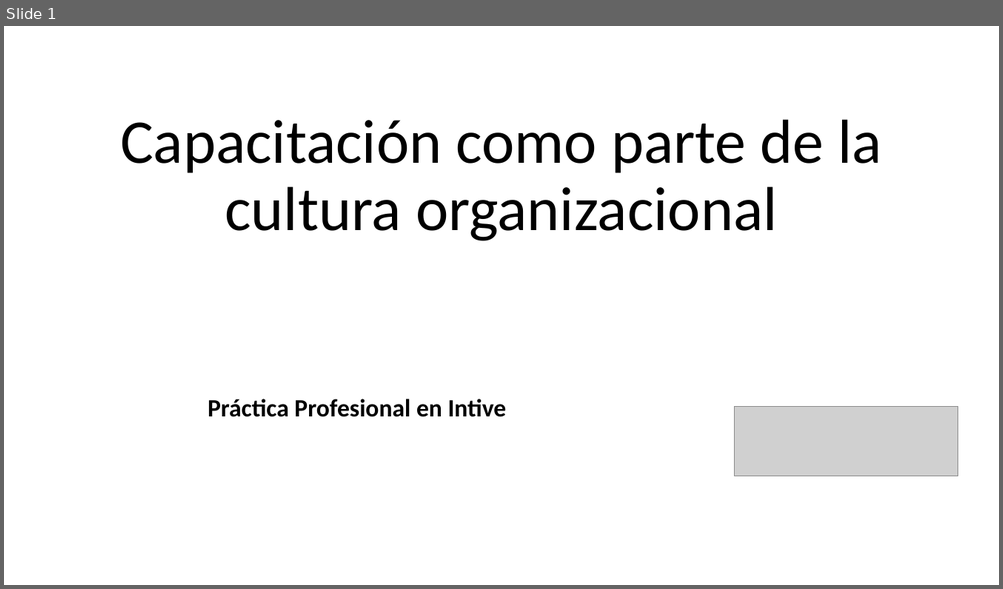
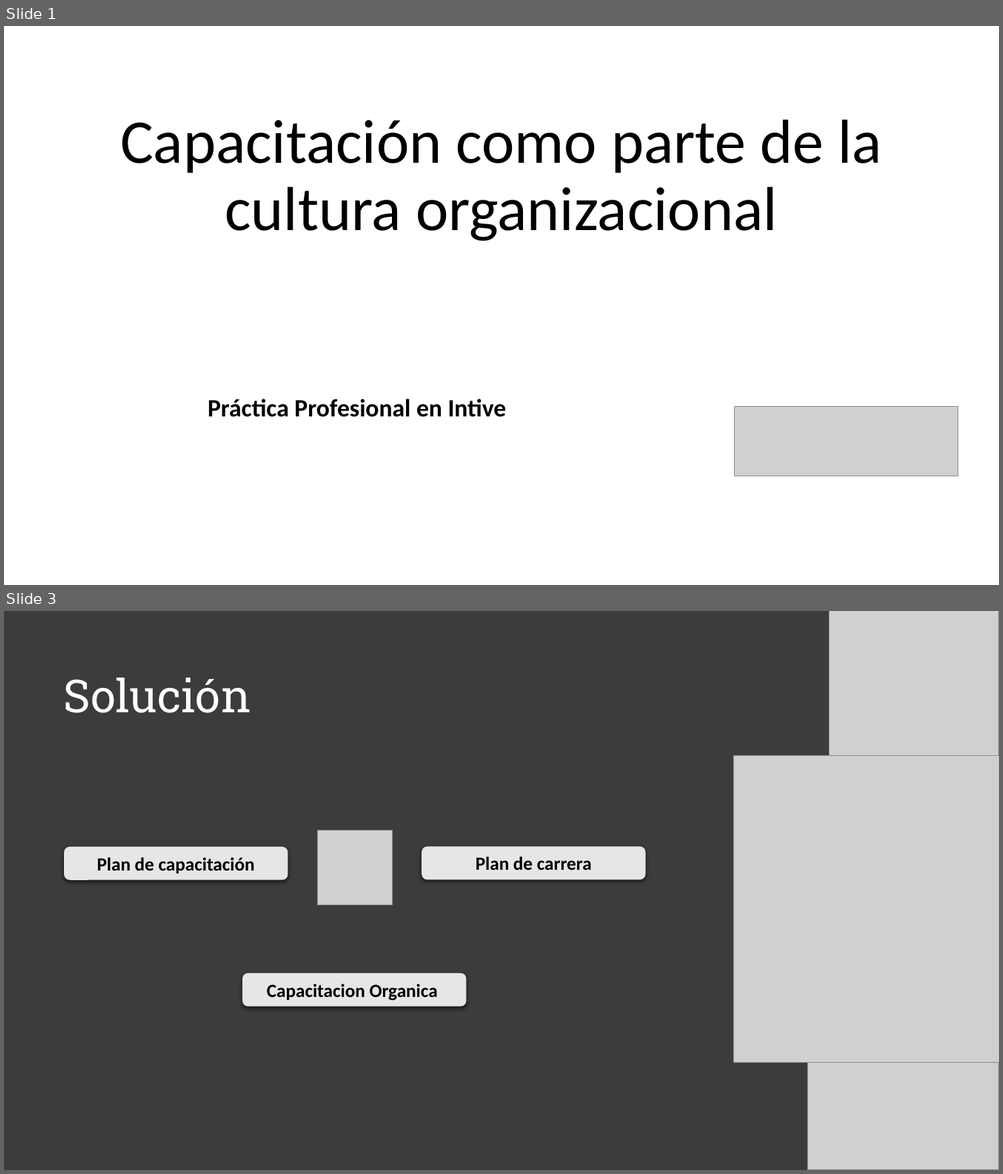
Before and after one commit to nestorpastor/nestor.github.io, a slide deck: Presentation.pptx. Shown one above the other, each under a label of ours: slide 1 before the commit, slides 1 and 3 after it; the slides between them are not shown. The pictures are 1003x589 and 1003x1174 pixels, drawn with LibreOffice and Linux fonts; fonts in the diff are those of the drawing; grey boxes stand for pictures; background and template pictures are left out. Boxes give left, top, right and bottom in pixels: in the first picture for what was removed or moved away, otherwise in the second. Text is boxed around its words. In the diff, an @@ line names an element or a change of style, - is before the commit and + after.

```diff
--- a/Presentation.pptx
+++ b/Presentation.pptx
@@ slide 3 added at box(4, 611, 999, 1170), background #3C3C3C @@
@@ picture added at box(829, 611, 999, 806) @@
@@ title added at box(64, 678, 251, 713), 44 pt, text #FFFFFF @@
+Solución
@@ picture added at box(734, 756, 999, 1062) @@
@@ picture added at box(317, 830, 392, 905) @@
@@ rounded rectangle added at box(64, 847, 287, 880), fill #E7E6E6, 18 pt, text #000000, bold @@
+Plan de capacitación
@@ rounded rectangle added at box(422, 847, 646, 880), fill #E7E6E6, 18 pt, text #000000, bold @@
+Plan de carrera
@@ picture added at box(808, 951, 999, 1170) @@
@@ rounded rectangle added at box(243, 974, 466, 1007), fill #E7E6E6, 18 pt, text #000000, bold @@
+Capacitacion Organica
```
Also in this commit, not shown: 4 other slides added, 4 slides removed, 1 other file.
